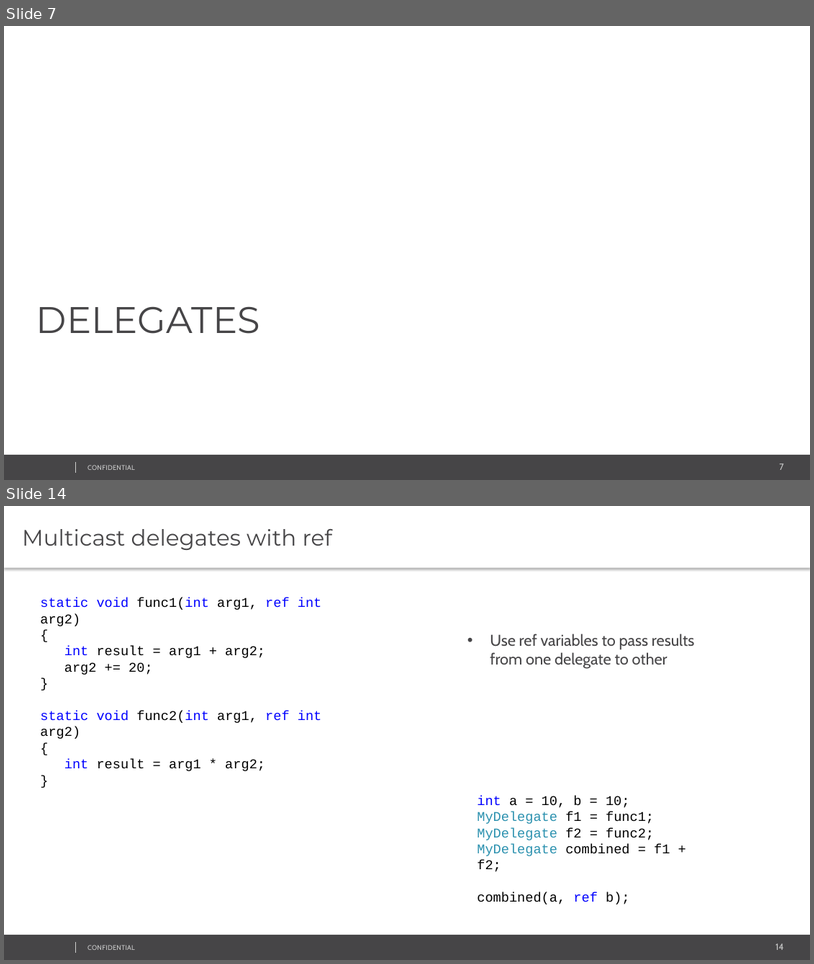
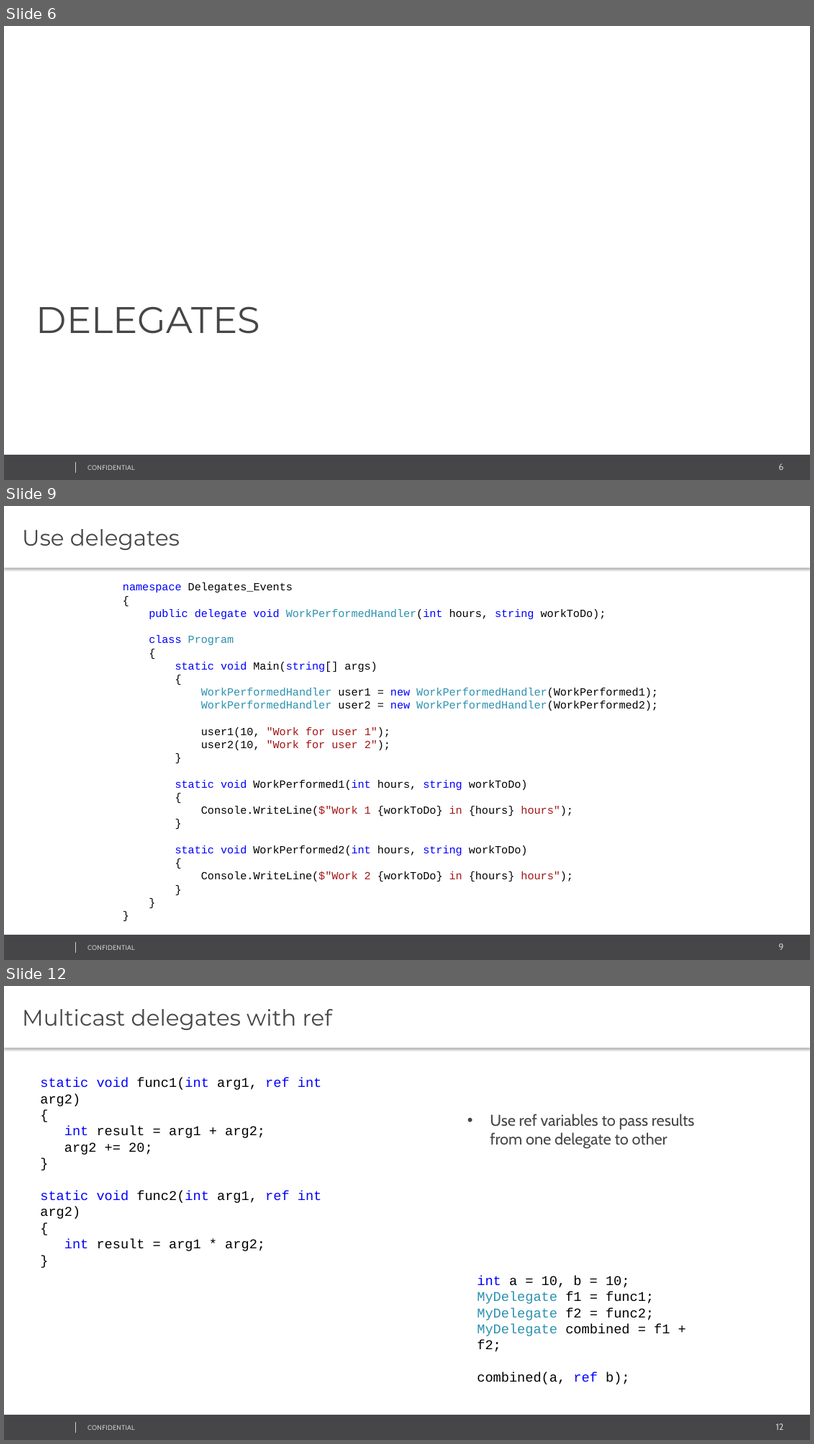
Before and after one commit to sampath42/Delegate_Events, a slide deck: M7/07 Delegates and Events.pptx. Shown one above the other, each under a label of ours: slides 7 and 14 before the commit, slides 6, 9 and 12 after it; the slides between them are not shown. The pictures are 814x964 and 814x1444 pixels, drawn with LibreOffice and Linux fonts; fonts in the diff are those of the drawing; background and template pictures are left out. Boxes give left, top, right and bottom in pixels: in the first picture for what was removed or moved away, otherwise in the second. Text is boxed around its words. In the diff, an @@ line names an element or a change of style, - is before the commit and + after.

```diff
--- a/M7/07 Delegates and Events.pptx
+++ b/M7/07 Delegates and Events.pptx
@@ slide 9 added at (4,506,810,960), background #FFFFFF; not listed: 4 template elements that a slide beside it also shows @@
@@ text added at (4,506,810,568), fill #FFFFFF, 26.7 pt, text #464547 @@
+Use delegates
@@ text added at (123,582,658,881), 13 pt, text #000000 @@
+namespace Delegates_Events
+{
+public delegate void WorkPerformedHandler(int hours, string workToDo);
+class Program
+{
+static void Main(string[] args)
+{
+WorkPerformedHandler user1 = new WorkPerformedHandler(WorkPerformed1);
+WorkPerformedHandler user2 = new WorkPerformedHandler(WorkPerformed2);
+user1(10, "Work for user 1");
+user2(10, "Work for user 2");
+}
+static void WorkPerformed1(int hours, string workToDo)
+{
+Console.WriteLine($"Work 1 {workToDo} in {hours} hours");
+}
+static void WorkPerformed2(int hours, string workToDo)
+{
+Console.WriteLine($"Work 2 {workToDo} in {hours} hours");
+}
+}
+}
@@ what was slide 7 is now slide 6 @@
@@ page number at (779,463,784,470): text changed @@
-7
+6
@@ what was slide 14 is now slide 12 @@
@@ page number at (777,1423,784,1430): text changed @@
-14
+12
```
Also in this commit, not shown: 6 slides changed, 3 other slides added, 8 slides removed, 17 other files.
